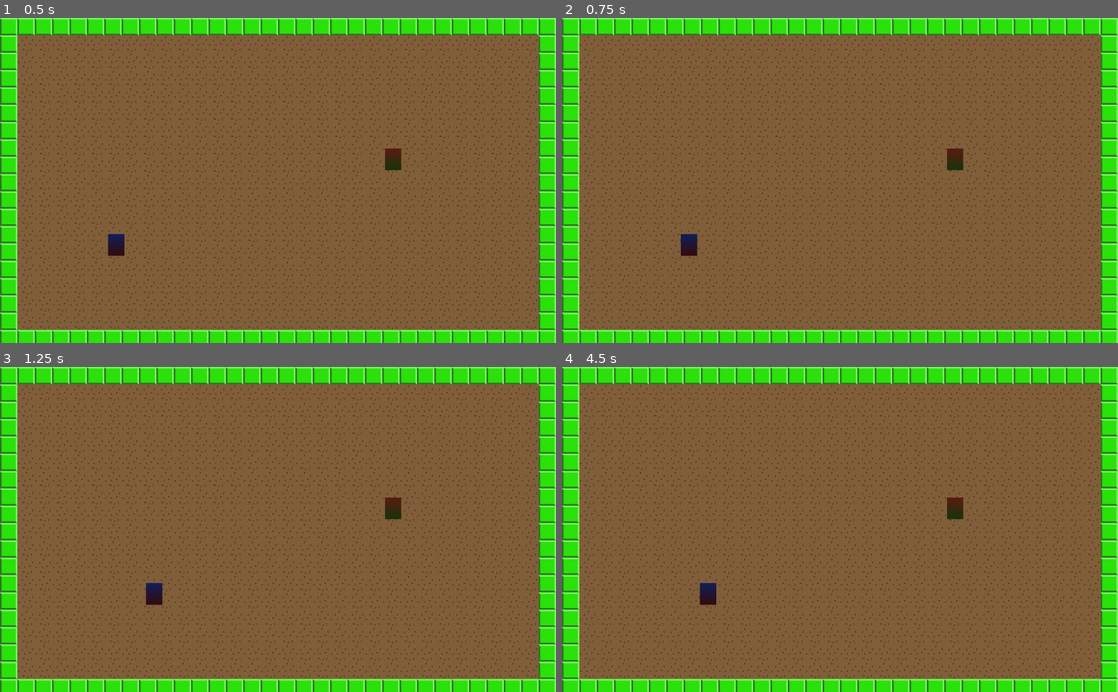
Above: before the commit, frames 1-4 (two rows, left to right).
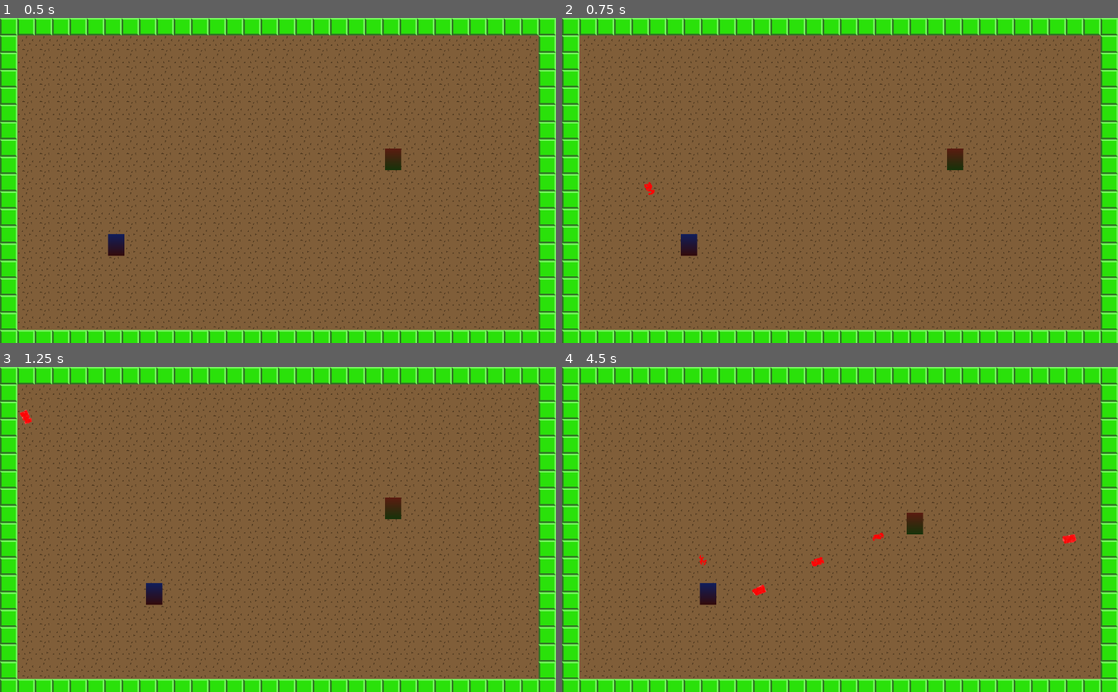
Above: after the commit, the same moments.

Repository: hakan-einarsson/godotSamlingTest
Game: Godot game, scene res://scene.tscn
The game is run twice, just before and just after one commit, with the same random seed, the same clock (stepped at 60 frames per second) and the same inputs.
Inputs (mouse positions are in pixels of both pictures, inside the frame that each line leads up to):
- Up to frame 1 (0.5 s): no input
- Up to frame 2 (0.75 s): tap Enter (ui_accept) at 0.5 s; move the mouse to (962, 164) at 0.52 s; hold Right (ui_right) from 0.53 s (still down); hold Enter (ui_accept) from 0.53 s (still down)
- Up to frame 3 (1.25 s): keep holding Right (ui_right); keep holding Enter (ui_accept)
- Up to frame 4 (4.5 s): move the mouse to (728, 545) at 1.27 s; release Right (ui_right) at 1.28 s; release Enter (ui_accept) at 1.28 s; hold Down (ui_down) 1.28-2.03 s; tap Enter (ui_accept) at 1.35, 1.52, 1.82, 2.85, 3.02, 3.32, 4.35 s; move the mouse to (895, 458) at 2.02 s; hold Right (ui_right) 2.03-2.78 s; hold Enter (ui_accept) 2.03-2.78 s; move the mouse to (812, 594) at 2.77 s; hold Up (ui_up) 2.78-3.53 s; move the mouse to (1006, 578) at 3.52 s; hold Enter (ui_accept) 3.53-4.28 s; hold Left (ui_left) from 3.53 s (still down); move the mouse to (673, 480) at 4.27 s

Frame 1 is identical in both runs. In frame 2, less than 0.1% of the frame differs, in the area x 14-17%, y 50-55%; in frame 3, less than 0.1%; in frame 4, 0.6%, in the area x 24-93%, y 40-71%.

Commit message:
projectile working

Diff:
--- /dev/null
+++ b/AntagonistProjektil.tscn
@@ -0,0 +1,7 @@
+[gd_scene load_steps=2 format=2]
+
+[ext_resource path="res://projektil.tscn" type="PackedScene" id=1]
+
+[node name="Area2d" instance=ExtResource( 1 )]
+collision_layer = 16
+collision_mask = 5
--- /dev/null
+++ b/CPUParticles2D.gd
@@ -0,0 +1,13 @@
+extends CPUParticles2D
+
+# Declare member variables here. Examples:
+# var a = 2
+# var b = "text"
+
+# Called when the node enters the scene tree for the first time.
+func _ready():
+	pass # Replace with function body.
+
+# Called every frame. 'delta' is the elapsed time since the previous frame.
+#func _process(delta):
+#	pass
--- /dev/null
+++ b/Explosion.gd
@@ -0,0 +1,19 @@
+extends Node2D
+
+# Declare member variables here. Examples:
+# var a = 2
+var ms = 5
+
+# Called when the node enters the scene tree for the first time.
+func _ready():
+	pass # Replace with function body.
+
+# Called every frame. 'delta' is the elapsed time since the previous frame.
+func _process(delta):
+	if ms == 0:
+		get_parent().remove_child(self)
+func explodera(pos):
+	position=pos
+
+func _on_Timer_timeout():
+	ms-=1
--- /dev/null
+++ b/Explosion.tscn
@@ -0,0 +1,40 @@
+[gd_scene load_steps=5 format=2]
+
+[ext_resource path="res://Explosion.gd" type="Script" id=1]
+
+[sub_resource type="CanvasItemMaterial" id=1]
+
+[sub_resource type="Curve" id=2]
+min_value = -200.0
+max_value = 400.0
+bake_resolution = 99
+_data = [ Vector2( 0.025155, 400 ), 0.0, -1638.69, 0, 0, Vector2( 0.168181, -79.52 ), -527.378, -527.378, 0, 0, Vector2( 1, -185.12 ), 0.0, 0.0, 0, 0 ]
+
+[sub_resource type="Gradient" id=3]
+offsets = PoolRealArray( 0.00662252, 0.291391, 0.410596, 0.668874, 1 )
+colors = PoolColorArray( 1, 1, 1, 1, 0.996094, 0.813521, 0.0972748, 1, 0.997907, 0.313406, 0.179065, 1, 1, 0.162344, 0.0507813, 1, 1, 0, 0, 1 )
+
+[node name="Explosion" type="Node2D"]
+script = ExtResource( 1 )
+
+[node name="CPUParticles2D" type="CPUParticles2D" parent="."]
+material = SubResource( 1 )
+amount = 200
+lifetime = 0.5
+explosiveness = 0.5
+emission_shape = 1
+emission_sphere_radius = 2.0
+spread = 180.0
+gravity = Vector2( 0, 0 )
+initial_velocity = 100.0
+initial_velocity_random = 0.5
+linear_accel = 100.0
+linear_accel_random = 0.2
+linear_accel_curve = SubResource( 2 )
+scale_amount = 2.0
+color_ramp = SubResource( 3 )
+
+[node name="Timer" type="Timer" parent="."]
+wait_time = 0.1
+autostart = true
+[connection signal="timeout" from="Timer" to="." method="_on_Timer_timeout"]
--- /dev/null
+++ b/antagonist.gd
@@ -0,0 +1,58 @@
+extends KinematicBody2D
+onready var timer = get_node("Timer")
+
+var target = null
+var on_cooldown = false
+var ms = 3
+var speed = 100
+
+var projektilScen = load("res://AntagonistProjektil.tscn")
+# Declare member variables here. Examples:
+# var a = 2
+var explosion_scen = load("res://Explosion.tscn")
+var health = 100
+
+# Called when the node enters the scene tree for the first time.
+func _ready():
+	pass # Replace with function body.
+
+# Called every frame. 'delta' is the elapsed time since the previous frame.
+func _physics_process(delta):
+	if target:
+		shoot()
+		var direction = Vector2(cos(get_angle_to(target.position)),sin(get_angle_to(target.position)))
+		var movement = direction * speed
+		move_and_slide(movement)
+
+	if health <= 0:
+		death()
+func take_damage(amount,recipient):
+	health-=amount
+	if target == null:
+		target = recipient
+
+func death():
+	var explosion = explosion_scen.instance()
+	explosion.explodera(global_position)
+	get_parent().add_child(explosion)
+	get_parent().remove_child(self)
+
+
+func _on_AggroRange_body_entered(body):
+	if body.get_name() == "protagonist":
+		target = body
+
+func shoot():
+	if not on_cooldown and target.health > 0:
+		timer.start()
+		on_cooldown = true;
+		var projektil = projektilScen.instance()
+		projektil.shoot(global_position,target.global_position,self)
+		get_parent().add_child(projektil)
+
+func _on_Timer_timeout():
+	if on_cooldown:
+		ms-=1
+		if ms == 0:
+			ms=3
+			on_cooldown=false
--- a/antagonist.tscn
+++ b/antagonist.tscn
@@ -1,4 +1,6 @@
-[gd_scene load_steps=3 format=2]
+[gd_scene load_steps=5 format=2]
+
+[ext_resource path="res://antagonist.gd" type="Script" id=1]
 
 [sub_resource type="RectangleShape2D" id=1]
 extents = Vector2( 7.65413, 10 )
@@ -6,7 +8,11 @@
 [sub_resource type="Gradient" id=2]
 colors = PoolColorArray( 0.0884715, 0.199219, 0.0381317, 1, 0.359375, 0.106031, 0.0645752, 1 )
 
+[sub_resource type="CircleShape2D" id=3]
+radius = 100.0
+
 [node name="protagonist" type="KinematicBody2D"]
+script = ExtResource( 1 )
 
 [node name="CollisionShape2D" type="CollisionShape2D" parent="."]
 shape = SubResource( 1 )
@@ -16,4 +22,13 @@
 width = 15.0
 default_color = Color( 1, 0.596078, 0.4, 1 )
 gradient = SubResource( 2 )
-texture_mode = 1061544963
+
+[node name="AggroRange" type="Area2D" parent="."]
+
+[node name="CollisionShape" type="CollisionShape2D" parent="AggroRange"]
+shape = SubResource( 3 )
+
+[node name="Timer" type="Timer" parent="."]
+wait_time = 0.1
+[connection signal="body_entered" from="AggroRange" to="." method="_on_AggroRange_body_entered"]
+[connection signal="timeout" from="Timer" to="." method="_on_Timer_timeout"]
--- a/project.godot
+++ b/project.godot
@@ -19,6 +19,54 @@
 run/main_scene="res://scene.tscn"
 config/icon="res://icon.png"
 
+[input]
+
+ui_accept={
+"deadzone": 0.5,
+"events": [ Object(InputEventKey,"resource_local_to_scene":false,"resource_name":"","device":0,"alt":false,"shift":false,"control":false,"meta":false,"command":false,"pressed":false,"scancode":16777221,"unicode":0,"echo":false,"script":null)
+, Object(InputEventKey,"resource_local_to_scene":false,"resource_name":"","device":0,"alt":false,"shift":false,"control":false,"meta":false,"command":false,"pressed":false,"scancode":16777222,"unicode":0,"echo":false,"script":null)
+, Object(InputEventKey,"resource_local_to_scene":false,"resource_name":"","device":0,"alt":false,"shift":false,"control":false,"meta":false,"command":false,"pressed":false,"scancode":32,"unicode":0,"echo":false,"script":null)
+, Object(InputEventJoypadButton,"resource_local_to_scene":false,"resource_name":"","device":0,"button_index":0,"pressure":0.0,"pressed":false,"script":null)
+, Object(InputEventMouseButton,"resource_local_to_scene":false,"resource_name":"","device":0,"alt":false,"shift":false,"control":false,"meta":false,"command":false,"button_mask":0,"position":Vector2( 0, 0 ),"global_position":Vector2( 0, 0 ),"factor":1.0,"button_index":1,"pressed":false,"doubleclick":false,"script":null)
+ ]
+}
+ui_left={
+"deadzone": 0.5,
+"events": [ Object(InputEventKey,"resource_local_to_scene":false,"resource_name":"","device":0,"alt":false,"shift":false,"control":false,"meta":false,"command":false,"pressed":false,"scancode":16777231,"unicode":0,"echo":false,"script":null)
+, Object(InputEventJoypadButton,"resource_local_to_scene":false,"resource_name":"","device":0,"button_index":14,"pressure":0.0,"pressed":false,"script":null)
+, Object(InputEventKey,"resource_local_to_scene":false,"resource_name":"","device":0,"alt":false,"shift":false,"control":false,"meta":false,"command":false,"pressed":false,"scancode":65,"unicode":0,"echo":false,"script":null)
+ ]
+}
+ui_right={
+"deadzone": 0.5,
+"events": [ Object(InputEventKey,"resource_local_to_scene":false,"resource_name":"","device":0,"alt":false,"shift":false,"control":false,"meta":false,"command":false,"pressed":false,"scancode":16777233,"unicode":0,"echo":false,"script":null)
+, Object(InputEventJoypadButton,"resource_local_to_scene":false,"resource_name":"","device":0,"button_index":15,"pressure":0.0,"pressed":false,"script":null)
+, Object(InputEventKey,"resource_local_to_scene":false,"resource_name":"","device":0,"alt":false,"shift":false,"control":false,"meta":false,"command":false,"pressed":false,"scancode":68,"unicode":0,"echo":false,"script":null)
+ ]
+}
+ui_up={
+"deadzone": 0.5,
+"events": [ Object(InputEventKey,"resource_local_to_scene":false,"resource_name":"","device":0,"alt":false,"shift":false,"control":false,"meta":false,"command":false,"pressed":false,"scancode":16777232,"unicode":0,"echo":false,"script":null)
+, Object(InputEventJoypadButton,"resource_local_to_scene":false,"resource_name":"","device":0,"button_index":12,"pressure":0.0,"pressed":false,"script":null)
+, Object(InputEventKey,"resource_local_to_scene":false,"resource_name":"","device":0,"alt":false,"shift":false,"control":false,"meta":false,"command":false,"pressed":false,"scancode":87,"unicode":0,"echo":false,"script":null)
+ ]
+}
+ui_down={
+"deadzone": 0.5,
+"events": [ Object(InputEventKey,"resource_local_to_scene":false,"resource_name":"","device":0,"alt":false,"shift":false,"control":false,"meta":false,"command":false,"pressed":false,"scancode":16777234,"unicode":0,"echo":false,"script":null)
+, Object(InputEventJoypadButton,"resource_local_to_scene":false,"resource_name":"","device":0,"button_index":13,"pressure":0.0,"pressed":false,"script":null)
+, Object(InputEventKey,"resource_local_to_scene":false,"resource_name":"","device":0,"alt":false,"shift":false,"control":false,"meta":false,"command":false,"pressed":false,"scancode":83,"unicode":0,"echo":false,"script":null)
+ ]
+}
+
+[layer_names]
+
+2d_render/layer_1="Protagonist"
+2d_render/layer_2="Antagonist"
+2d_render/layer_3="Map"
+2d_render/layer_4="Projektil Protagonist"
+2d_render/layer_5="Projektil Antagonist"
+
 [rendering]
 
 quality/driver/driver_name="GLES2"
--- /dev/null
+++ b/projektil.gd
@@ -0,0 +1,30 @@
+extends Area2D
+
+# Declare member variables here. Examples:
+var damage = 20
+var speed = 500
+var direction = Vector2()
+var recipient = null
+
+# Called when the node enters the scene tree for the first time.
+func _ready():
+	pass # Replace with function body.
+
+
+func _process(delta):
+	position+=direction*speed*delta
+
+
+func shoot(start_pos,target,source):
+	recipient = source
+	self.global_position=start_pos
+	direction = (target - start_pos).normalized()
+	#print("shoot",direction)
+	rotate(get_angle_to(target))
+	print(recipient.get_name())
+
+
+func _on_Area2d_body_entered(body):
+	get_parent().remove_child(self)
+	if body.get_name() != "TileMap":
+		body.take_damage(damage,recipient)
--- a/projektil.tscn
+++ b/projektil.tscn
@@ -1,12 +1,24 @@
-[gd_scene load_steps=3 format=2]
+[gd_scene load_steps=5 format=2]
+
+[ext_resource path="res://projektil.gd" type="Script" id=1]
 
 [sub_resource type="CapsuleShape2D" id=1]
+radius = 5.0
+height = 10.0
 
-[sub_resource type="Gradient" id=2]
+[sub_resource type="Curve" id=2]
+min_value = -2.5
+max_value = 2.5
+_data = [ Vector2( 0, -1.1385 ), 0.0, 39.5312, 0, 0, Vector2( 0.55721, -2.4585 ), 0.0, 0.0, 0, 0, Vector2( 0.986287, 2.2935 ), 37.3559, 0.0, 0, 0 ]
+
+[sub_resource type="Gradient" id=3]
 offsets = PoolRealArray( 0, 0.562914, 1 )
 colors = PoolColorArray( 1, 0, 0, 1, 0.976563, 0.0953674, 0.0953674, 1, 1, 1, 1, 1 )
 
 [node name="Area2d" type="Area2D"]
+collision_layer = 8
+collision_mask = 6
+script = ExtResource( 1 )
 
 [node name="CollisionShape2D" type="CollisionShape2D" parent="."]
 rotation = 1.5708
@@ -15,9 +27,14 @@
 [node name="CPUParticles2D" type="CPUParticles2D" parent="CollisionShape2D"]
 amount = 200
 randomness = 0.5
-local_coords = false
 emission_shape = 2
-emission_rect_extents = Vector2( 10, 20 )
+emission_rect_extents = Vector2( 5, 10 )
 spread = 79.84
 gravity = Vector2( 0, 0 )
-color_ramp = SubResource( 2 )
+scale_amount = 2.0
+scale_amount_curve = SubResource( 2 )
+color_ramp = SubResource( 3 )
+
+[node name="Polygon2D" type="Polygon2D" parent="."]
+color = Color( 1, 0, 0, 1 )
+[connection signal="body_entered" from="." to="." method="_on_Area2d_body_entered"]
--- a/protagonist.gd
+++ b/protagonist.gd
@@ -1,9 +1,15 @@
 extends KinematicBody2D
+onready var timer = get_node("Timer")
+
+var on_cooldown = false
+var ms = 3
+var health = 100
 
 var speed = 100
 var direction = Vector2()
 var movement = Vector2()
-
+var projektilScen = load("res://projektil.tscn")
+var explosion_scen = load("res://Explosion.tscn")
 # Called when the node enters the scene tree for the first time.
 
 func _input(event):
@@ -11,7 +17,38 @@
 	movement.y = (int(Input.is_action_pressed("ui_down"))-int(Input.is_action_pressed("ui_up")))*speed
 
 	if event.is_action_pressed("ui_accept"):
-		print("shoot")
+		shoot()
+
 		# Called every frame. 'delta' is the elapsed time since the previous frame.
 func _physics_process(delta):
 	move_and_slide(movement)
+	if health <=0:
+		death()
+
+func take_damage(damage,recipient):
+	health-=damage
+	print(health)
+
+func _on_Timer_timeout():
+	if on_cooldown:
+		ms-=1
+		if ms == 0:
+			ms=3
+			on_cooldown=false
+
+func shoot():
+	if not on_cooldown:
+		timer.start()
+		on_cooldown = true;
+		var projektil = projektilScen.instance()
+		projektil.shoot(global_position,get_global_mouse_position(),self)
+		get_parent().add_child(projektil)
+
+func death():
+	var explosion = explosion_scen.instance()
+	explosion.explodera(global_position)
+	get_parent().add_child(explosion)
+	get_parent().remove_child(self)
+
+func get_health():
+	return health
--- a/protagonist.tscn
+++ b/protagonist.tscn
@@ -19,4 +19,7 @@
 width = 15.0
 default_color = Color( 1, 0.596078, 0.4, 1 )
 gradient = SubResource( 2 )
-texture_mode = 1061544963
+
+[node name="Timer" type="Timer" parent="."]
+wait_time = 0.1
+[connection signal="timeout" from="Timer" to="." method="_on_Timer_timeout"]
--- a/scene.tscn
+++ b/scene.tscn
@@ -12,7 +12,10 @@
 [node name="antagonist" parent="." instance=ExtResource( 2 )]
 position = Vector2( 723.554, 260.658 )
 scale = Vector2( 2, 2 )
+collision_layer = 2
+collision_mask = 8
 
 [node name="protagonist" parent="." instance=ExtResource( 3 )]
 position = Vector2( 214.344, 419.256 )
 scale = Vector2( 2, 2 )
+collision_mask = 16
